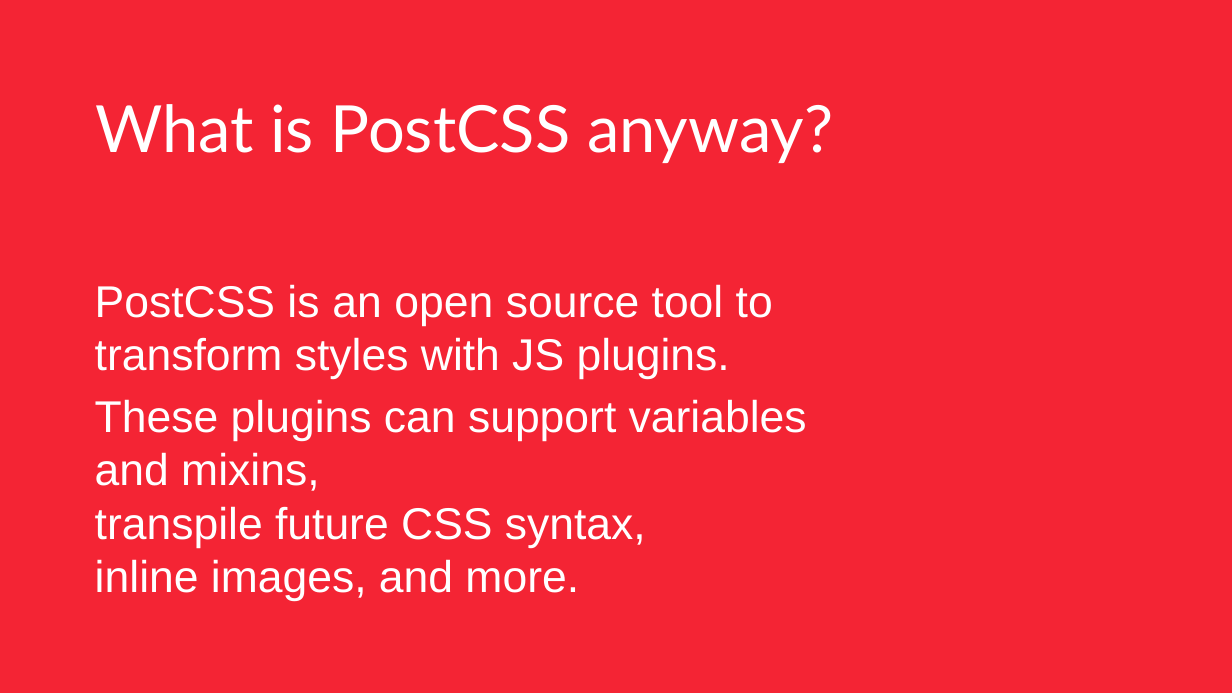
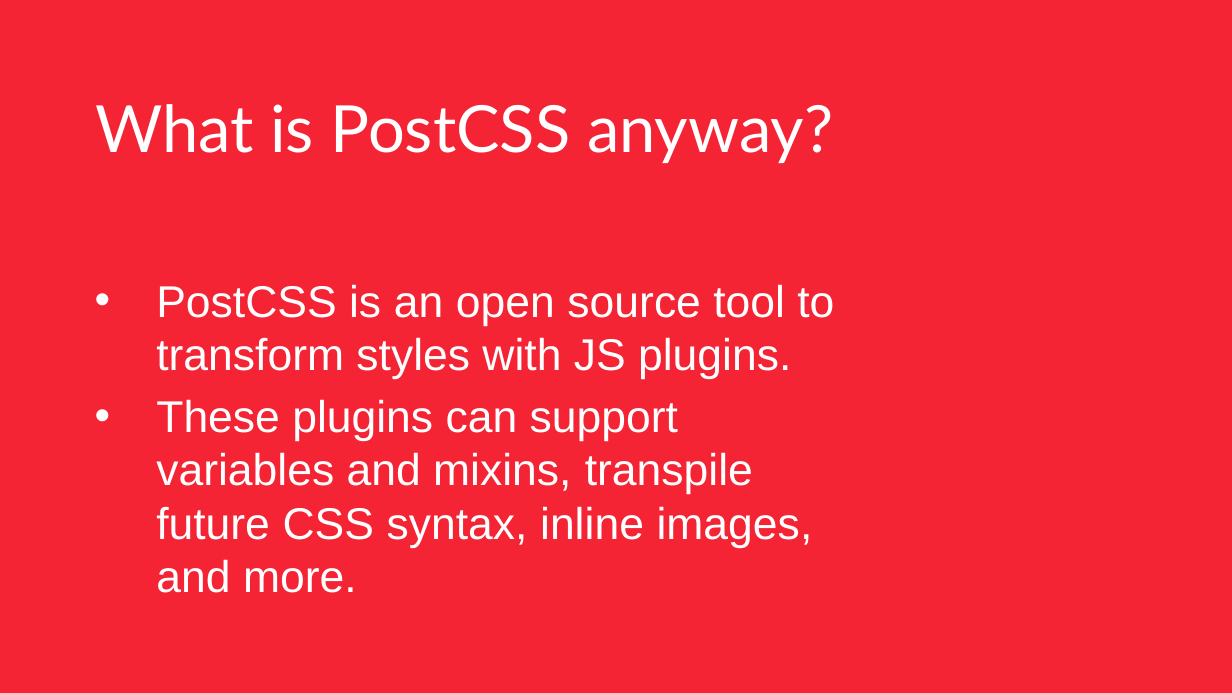
Before and after one commit to mihaeltomic/postcss-presentation, a slide deck: slide 2 of PostCSS.pptx. Drawn at 1232x693 pixels with LibreOffice and Linux fonts; fonts in the diff are those of the drawing; background and template pictures are left out. Boxes give left, top, right and bottom in pixels: in the first picture for what was removed or moved away, otherwise in the second. Text is boxed around its words. In the diff, an @@ line names an element or a change of style, - is before the commit and + after.

```diff
--- a/PostCSS.pptx
+++ b/PostCSS.pptx
@@ subtitle "PostCSS is an open source ..." at [156, 284, 834, 593]: bullet none to • @@
```
Also in this commit, not shown: 1 other slide changed.
